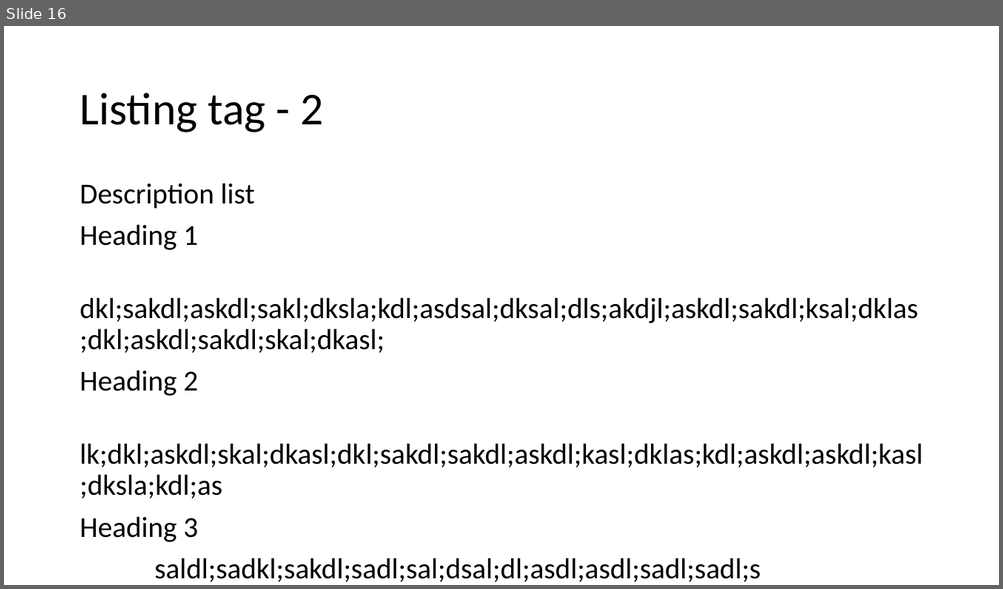
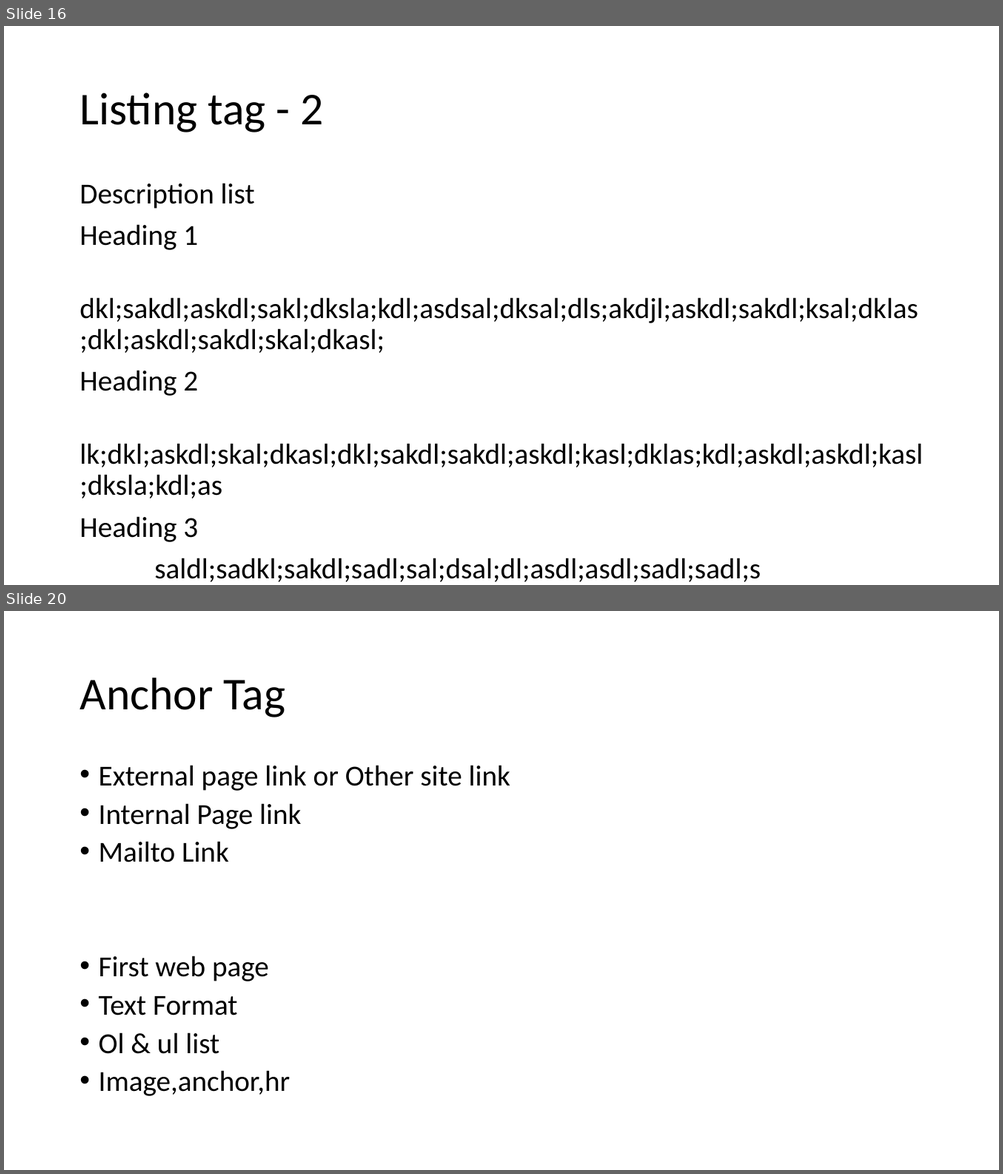
Before and after one commit to PiyushChaturvedii/Batch05, a slide deck: HTML.pptx. Shown one above the other, each under a label of ours: slide 16 before the commit, slides 16 and 20 after it; the slides between them are not shown. The pictures are 1003x589 and 1003x1174 pixels, drawn with LibreOffice and Linux fonts; fonts in the diff are those of the drawing. Boxes give left, top, right and bottom in pixels: in the first picture for what was removed or moved away, otherwise in the second. Text is boxed around its words. In the diff, an @@ line names an element or a change of style, - is before the commit and + after.

```diff
--- a/HTML.pptx
+++ b/HTML.pptx
@@ slide 20 added at box(4, 611, 999, 1170), background #FFFFFF @@
@@ title added at box(79, 678, 286, 718), 44 pt, text #000000 @@
+Anchor Tag
@@ text added at box(99, 765, 510, 1096), 28 pt, text #000000 @@
+• External page link or Other site link
+• Internal Page link
+• Mailto Link
+• First web page
+• Text Format
+• Ol & ul list
+• Image,anchor,hr
```
Also in this commit, not shown: 3 other slides added, 6 other files.
